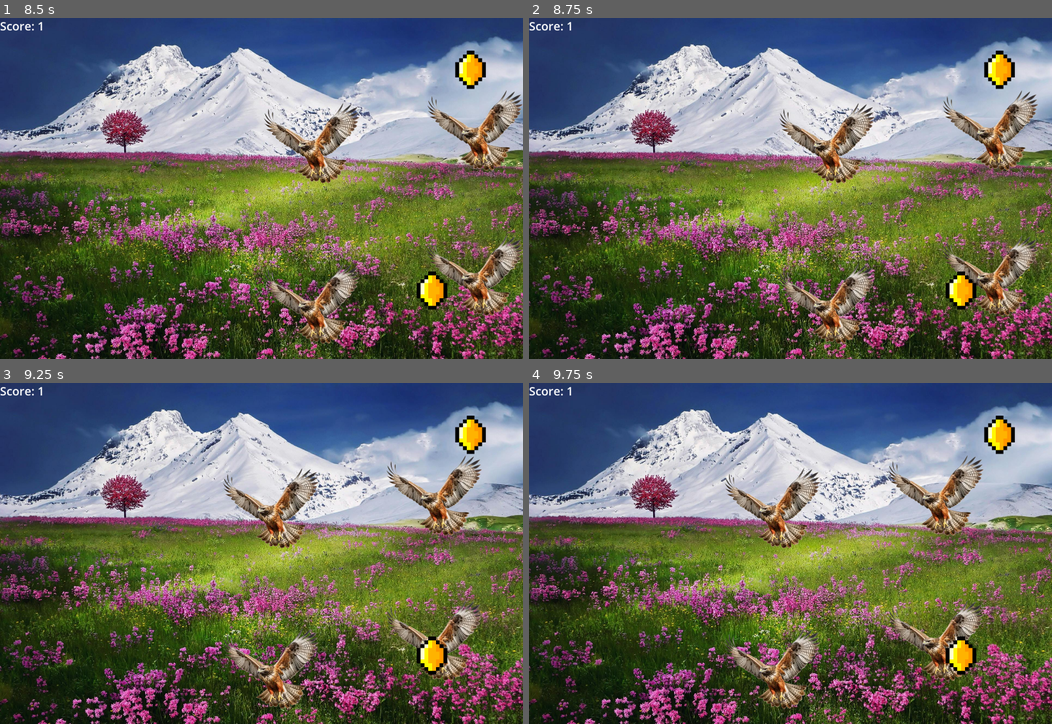
Above: before the commit, frames 1-4 (two rows, left to right).
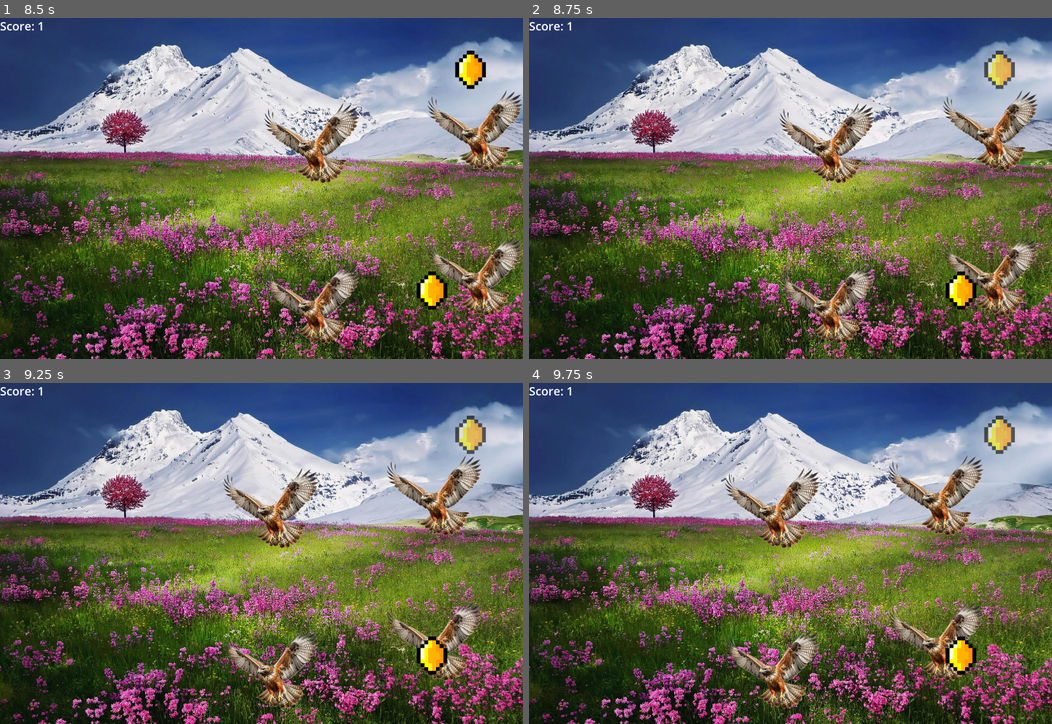
Above: after the commit, the same moments.

Repository: tarikdemiroren/FlappyHawk
Game: Godot game, scene res://scenes/interface/main_screen.tscn
Same seed, same stepped clock (60 frames per second), same inputs: the game is played once before the commit and once after it. Sound files missing from this copy of the repository are replaced by a short silence.
Inputs:
- Up to frame 1 (8.5 s): click "Start Game" at 0.5 s; click "Start Game" at 1.25 s; tap Enter (ui_accept) at 2, 2.27, 3.02, 4.52, 5.27, 6.02, 7.52, 8.27 s; hold Right (ui_right) 2.03-3.53 s; hold Left (ui_left) 3.53-4.28 s; hold Right (ui_right) 4.28-5.78 s; hold Left (ui_left) 5.78-6.53 s; hold Right (ui_right) 6.53-7.28 s; hold Left (ui_left) from 7.28 s (still down)
- Up to frame 2 (8.75 s): keep holding Left (ui_left)
- Up to frame 3 (9.25 s): release Left (ui_left) at 8.78 s; hold Right (ui_right) from 8.78 s (still down); tap Enter (ui_accept) at 9.02 s
- Up to frame 4 (9.75 s): keep holding Right (ui_right)

Frame 1 is identical in both runs. In frame 2, 0.5% of the frame differs, in the area x 87-93%, y 9-21%; in frame 3, 0.5%; in frame 4, 0.5%.

Commit message:
Make the coin to disappear after a moment

Diff:
--- a/scripts/interactable/collectible.gd
+++ b/scripts/interactable/collectible.gd
@@ -8,6 +8,24 @@
 func _ready() -> void:
 	coinSpawnSound.play()
 	coinPickSound.finished.connect(_on_coin_pick_sound_finished)  # Wait for sound to finish
+
+	var fadeTimer = Timer.new()
+	add_child(fadeTimer)
+	fadeTimer.start(4)
+	fadeTimer.timeout.connect(start_fade)
+
+func start_fade():
+	var tween = get_tree().create_tween()
+	tween.set_trans(Tween.TRANS_SINE)
+	tween.set_ease(Tween.EASE_IN_OUT)
+
+	for i in range(6):
+		tween.tween_property(self, "modulate:a", 0.2, 0.1)
+		tween.tween_property(self, "modulate:a", 1.0, 0.1)
+
+	# Final fade-out to full transparency
+	tween.tween_property(self, "modulate:a", 0.0, 0.3)
+	tween.finished.connect(queue_free)  # Remove the coin when fading is done
 
 # Called every frame. 'delta' is the elapsed time since the previous frame.
 func _process(delta: float) -> void:
